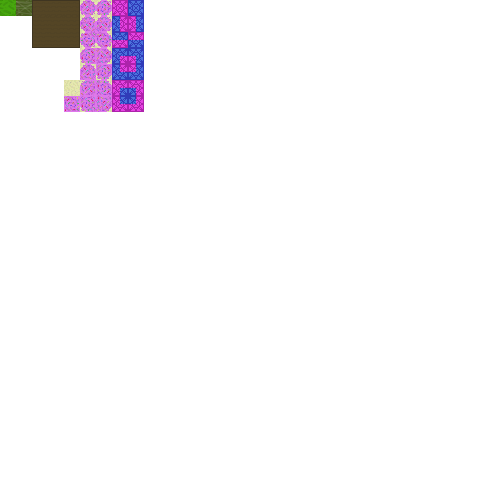
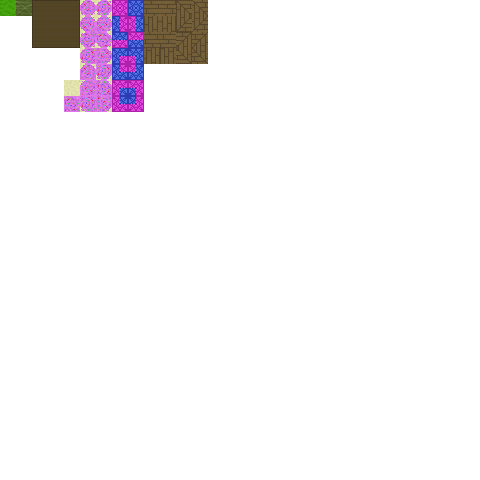
Revision of a layered 480 × 480 image; what changed, layer by layer:
painted on "Layer 0" over [144,0,208,64]
